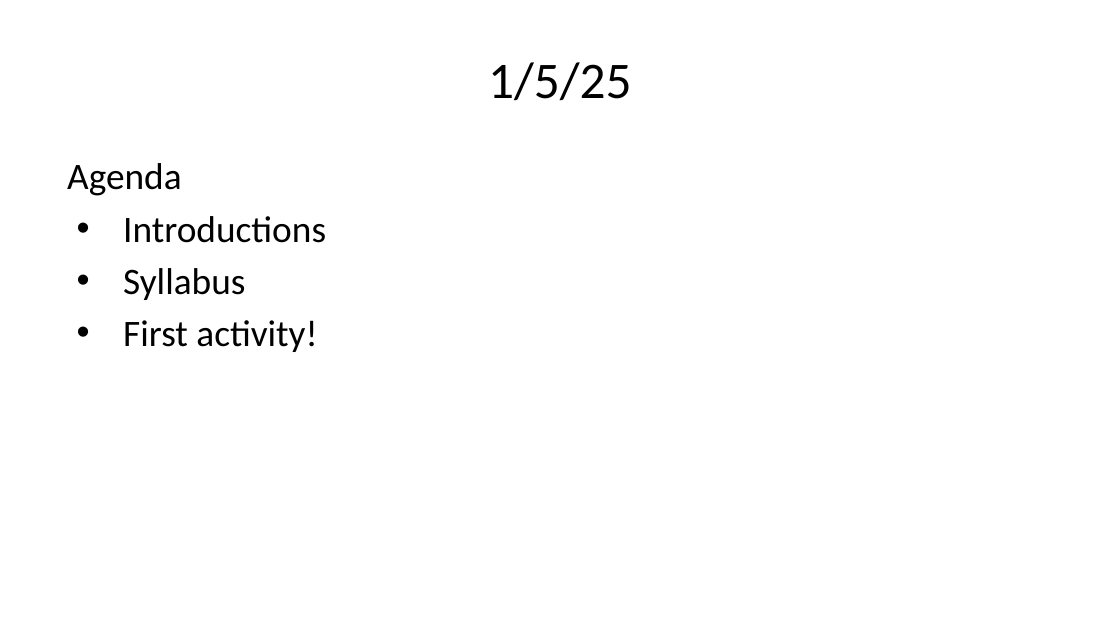
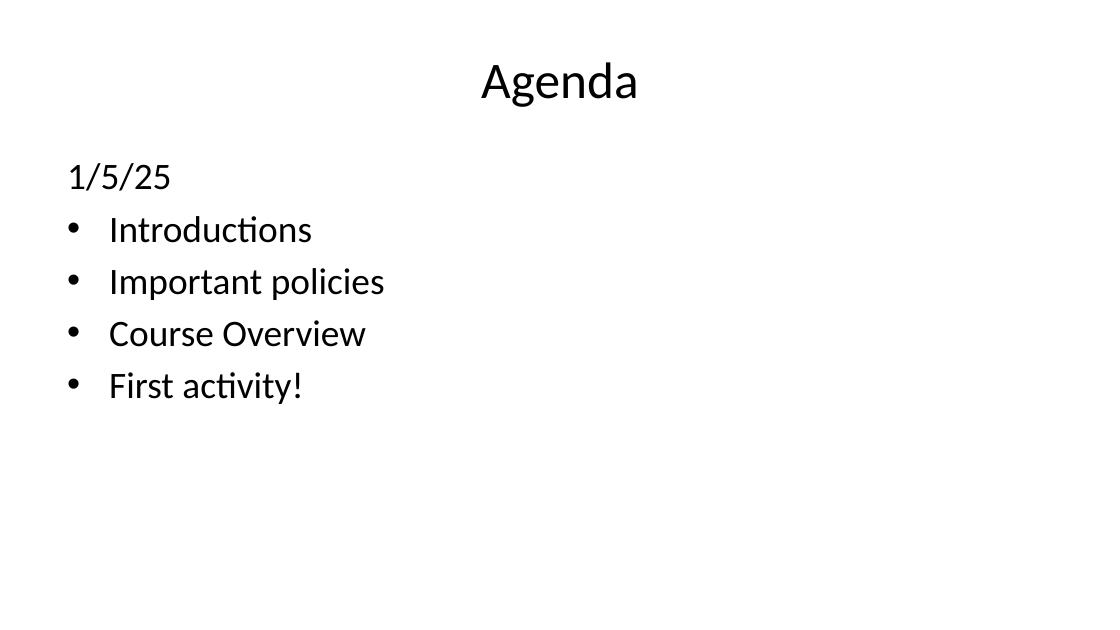
Before and after one commit to eking-stead/school, a slide deck: slide 1 of CS/slides.pptx. Drawn at 1120x630 pixels with LibreOffice and Linux fonts; fonts in the diff are those of the drawing. Boxes give left, top, right and bottom in pixels: in the first picture for what was removed or moved away, otherwise in the second. Text is boxed around its words. In the diff, an @@ line names an element or a change of style, - is before the commit and + after.

```diff
--- a/CS/slides.pptx
+++ b/CS/slides.pptx
@@ title at [481,62,638,107]: text changed @@
-1/5/25
+Agenda
@@ text at [67,163,171,191]: text changed @@
-Agenda
+1/5/25
@@ text at [109,216,312,404]: indent changed @@
@@ text at [109,268,385,347]: text changed @@
-• Syllabus
+• Important policies
+• Course Overview
```
Also in this commit, not shown: 2 other slides changed, 5 slides added, 1 slide removed, 3 other files.
